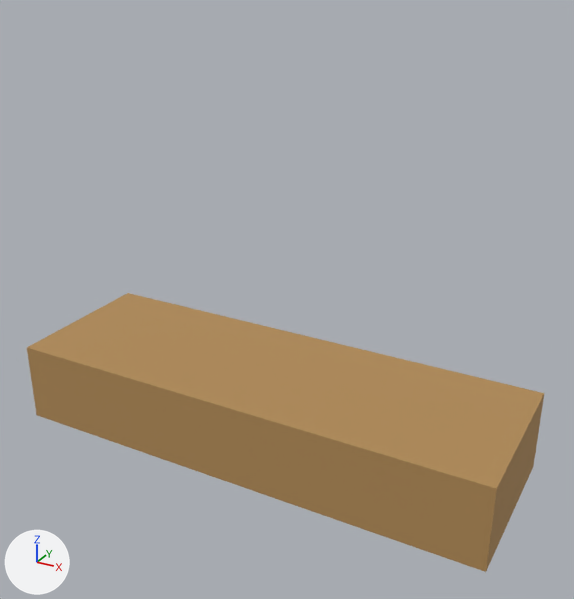
What one commit did to the FBX model Assets/Integrante4/Art/Mesopotamia/mesopotamia_ship.fbx.
The view is the same before and after, from a camera (50 mm lens) standing at (4.23, -7.3, 5.11) and looking at (0.26, -0.08, 1.5). Lighting does not change. The marker at lower left points along +X, +Y and +Z. The picture after the commit comes second.

Objects in the first picture: 'mesopotamia_ship'.
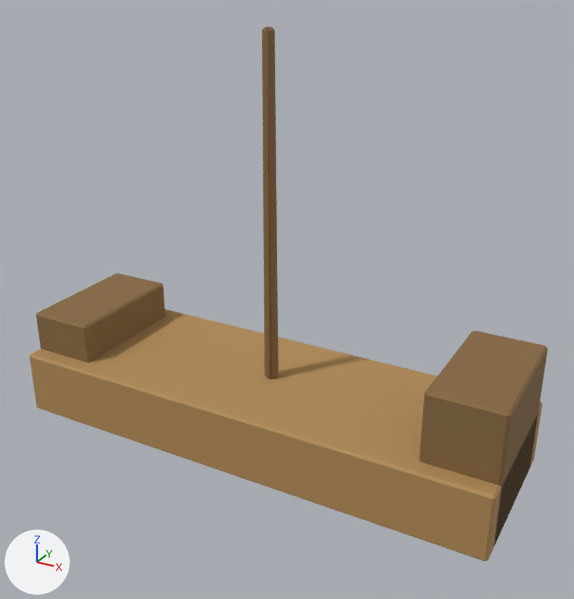
What differs and where, as boxes (x1, y1, x2, y2) in the pictures (574 x 599 px):
'mesopotamia_ship', reshaped, turned
    before: (27, 293, 544, 572)
    after: (29, 27, 548, 561)
part 1 of me_cubo_003, reshaped
    before: (27, 293, 544, 572)
    after: (29, 273, 548, 561)
part 2 of me_cubo_003, added (brown)
    after: (262, 27, 278, 379)

What changed in the scene script:
```text
Add mat_mesopotamia_trim:
    mat_mesopotamia_trim = principled_material('mesopotamia_trim')
    mat_mesopotamia_trim.base_color = (0.243, 0.142, 0.0516)  # brown #876940
    mat_mesopotamia_trim.roughness = 0.85
Change me_cubo_003:
    used by ob_mesopotamia_ship; location = (0.0, 0.0, 0.0)
    remove me_cubo_003.from_pydata(...)  # 8 vertices, 6 faces; spans x -3.0..3.0, y -1.0..1.0, z -0.5..0.5
    add me_cubo_003.from_pydata(...)  # 116 vertices, 120 faces; spans x -3.0..3.0, y -0.4..4.4, z -1.0..1.0
    me_cubo_003 part 1: the whole mesh is rebuilt
    me_cubo_003 part 2
    44 vertices are added at x -0.08..0.08, y 0.4..4.4, z -0.08..0.08
    42 new faces join them, mat_mesopotamia_trim (brown #876940)
    add me_cubo_003.materials.append(mat_mesopotamia_trim)  # brown #876940
Change ob_mesopotamia_ship:
    ob_mesopotamia_ship.rotation_euler: (0.0, 0.0, 0.0) -> (1.571, 0.0, 0.0)  # degrees (0, 0, 0) -> degrees (90, 0, 0)
```
